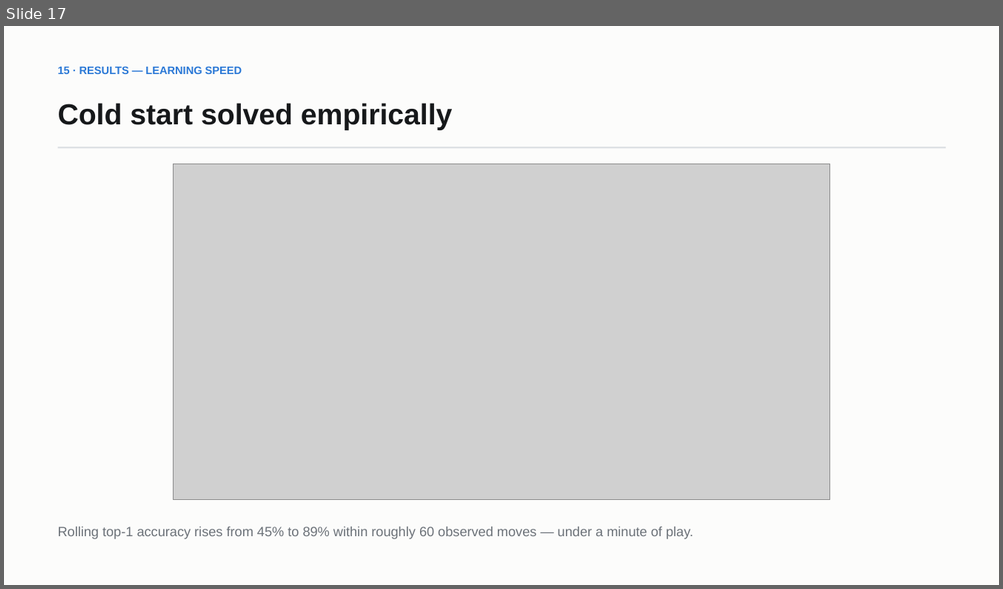
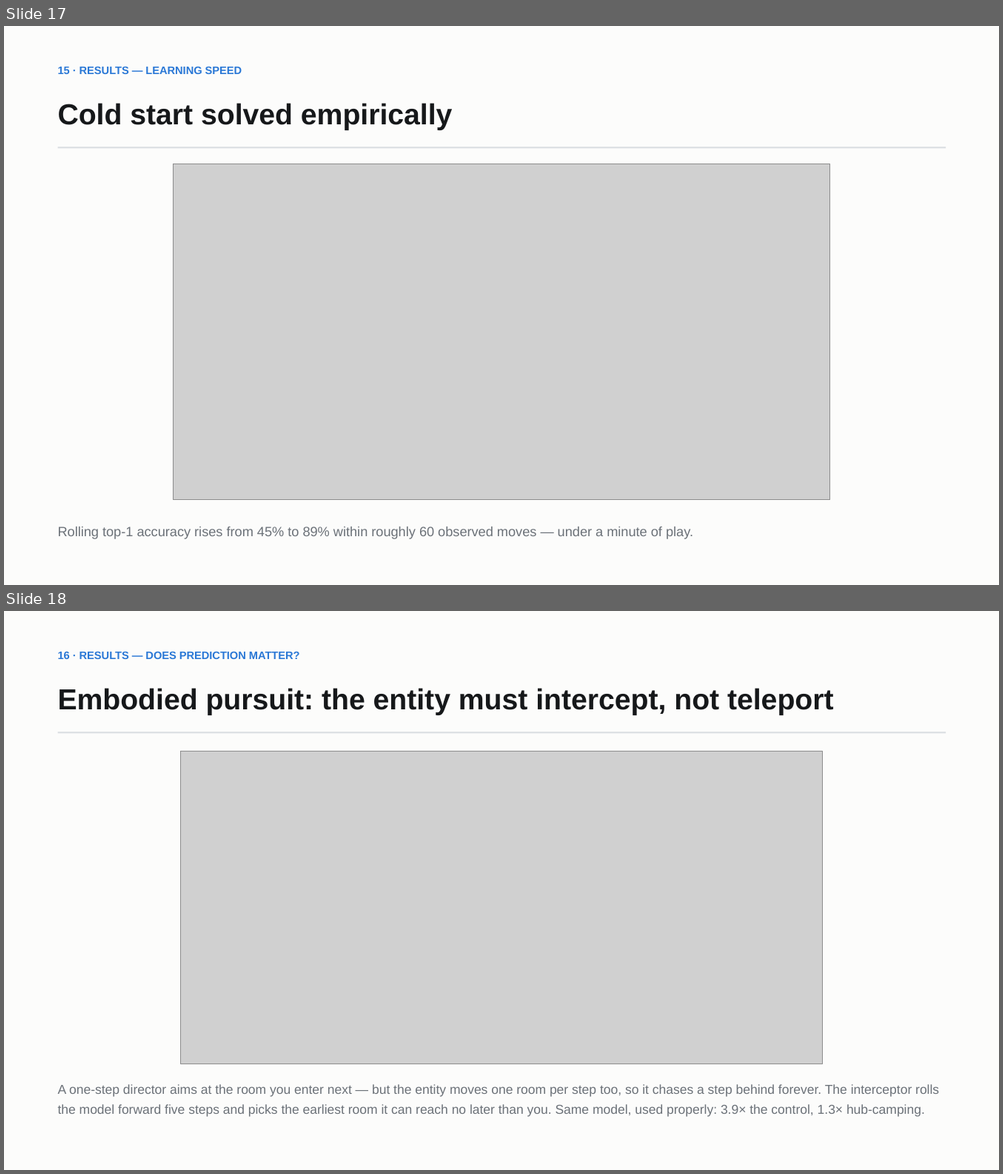
Before and after one commit to Sh1v4mKum4r/parity, a slide deck: docs/PARITY-review-deck.pptx. Shown one above the other, each under a label of ours: slide 17 before the commit, slides 17 and 18 after it. The pictures are 1003x589 and 1003x1174 pixels, drawn with LibreOffice and Linux fonts; fonts in the diff are those of the drawing; grey boxes stand for pictures. Boxes give left, top, right and bottom in pixels: in the first picture for what was removed or moved away, otherwise in the second. Text is boxed around its words. In the diff, an @@ line names an element or a change of style, - is before the commit and + after.

Commit message:
Fix naive interception and measure how prediction scales with facility size
The pursuit director aimed at the room the player would enter next, but the entity
also moves one room per step, so that room was usually unreachable in time and it
chased perpetually a step behind. InterceptDirector rolls the model forward five
steps and picks the earliest predicted room it can reach no later than the player,
weighted by the probability they stay on that path.

- E4: 364 -> 390 captures/1000 from the same model, used properly
- E7 (new): the advantage over hub-camping widens from 1.30x at 10 rooms to 1.57x
  at 32. Hub-camping was only competitive because the map was small, so the
  ten-room result understated the value of prediction
- New scaling figure and slide; deck now 26 slides
- Report sections 5.3-5.8 renumbered; all numbers regenerated from metrics.json

```diff
--- a/docs/PARITY-review-deck.pptx
+++ b/docs/PARITY-review-deck.pptx
@@ slide 18 added at box(4, 611, 999, 1170), background #FCFCFB @@
@@ text added at box(58, 651, 300, 659), 10.5 pt, text #2A78D6, bold @@
+16 · RESULTS — DOES PREDICTION MATTER?
@@ text added at box(58, 688, 834, 715), 28 pt, text #16181A, bold @@
+Embodied pursuit: the entity must intercept, not teleport
@@ rectangle added at box(58, 732, 945, 733), fill #D8DCE0 @@
@@ picture added at box(181, 752, 822, 1065) @@
@@ text added at box(58, 1085, 939, 1117), 12.5 pt, text #6B7178 @@
+A one-step director aims at the room you enter next — but the entity moves one room per step too, so it chases a step behind forever. The interceptor rolls the model forward five steps and picks the earliest room it can reach no later than you. Same model, used properly: 3.9× the control, 1.3× hub-camping.
```
Also in this commit, not shown: 7 slides changed, 1 other slide added, 1 slide removed, 10 other files.
